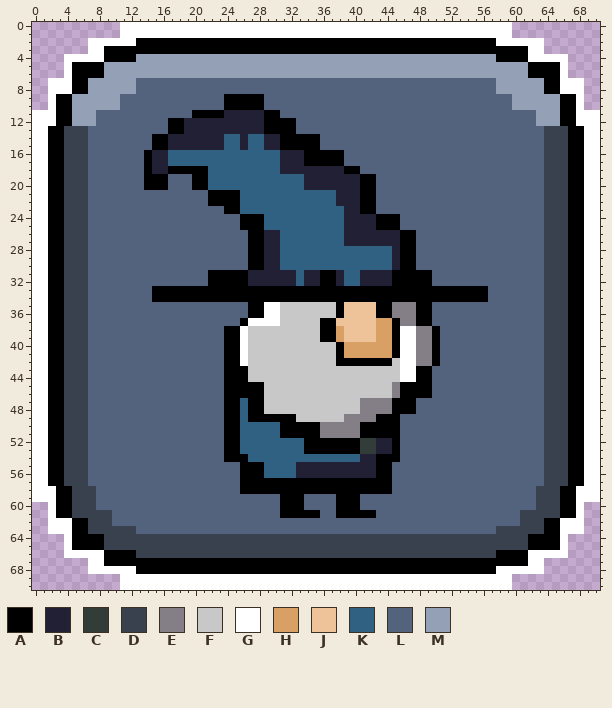
One commit to this sprite sheet: Assets/Game Assets/Cabin/Buttons/TutorialStage_Icon.png. The picture above was drawn from the file before the commit.
The file is 213x213 pixels, drawn in blocks of 3x3; one block is one cell here. Colours within 5 levels of each other are drawn and written as one.
Palette (. is transparent): A #000000  B #222034  C #323c39  D #39414e  E #847e87  F #c8c8c8  G #ffffff  H #d9a066  J #eec39a  K #306082  L #53637d  M #93a0b6
Pixels before (only the part around the change), first column x 7:
 6 AAMMMMMMMMMMMMMMMMMMMMMMMMMMMMMMMMMMMMMMMMMMMMMMMMMMMMMAA
 7 MMMMMMLLLLLLLLLLLLLLLLLLLLLLLLLLLLLLLLLLLLLLLLLLLLLMMMMMM
 8 MMMMMMLLLLLLLLLLLLLLLLLLLLLLLLLLLLLLLLLLLLLLLLLLLLLMMMMMM
 9 MMMMLLLLLLLLLLLLLAAAAALLLLLLLLLLLLLLLLLLLLLLLLLLLLLLLMMMM
10 MMMMLLLLLLLLLLLLLAAAAALLLLLLLLLLLLLLLLLLLLLLLLLLLLLLLMMMM
11 MLLLLLLLLLLLLAAAABBBBBAALLLLLLLLLLLLLLLLLLLLLLLLLLLLLLLLM
12 MLLLLLLLLLAABBBBBBBBBBAAAALLLLLLLLLLLLLLLLLLLLLLLLLLLLLLM
13 LLLLLLLLLLAABBBBBBBBBBAAAALLLLLLLLLLLLLLLLLLLLLLLLLLLLLLL
14 LLLLLLLLAABBBBBBBKKBKKBBAAAAALLLLLLLLLLLLLLLLLLLLLLLLLLLL
15 LLLLLLLLAABBBBBBBKKBKKBBAAAAALLLLLLLLLLLLLLLLLLLLLLLLLLLL
16 LLLLLLLABBKKKKKKKKKKKKKKBBBAAAAALLLLLLLLLLLLLLLLLLLLLLLLL
17 LLLLLLLABBKKKKKKKKKKKKKKBBBAAAAALLLLLLLLLLLLLLLLLLLLLLLLL
18 LLLLLLLABBAAAAAKKKKKKKKKBBBBBBBBAALLLLLLLLLLLLLLLLLLLLLLL
19 LLLLLLLAAALLLAAKKKKKKKKKKKKBBBBBBBAALLLLLLLLLLLLLLLLLLLLL
20 LLLLLLLAAALLLAAKKKKKKKKKKKKBBBBBBBAALLLLLLLLLLLLLLLLLLLLL
21 LLLLLLLLLLLLLLLAAAAKKKKKKKKKKKKBBBAALLLLLLLLLLLLLLLLLLLLL
22 LLLLLLLLLLLLLLLAAAAKKKKKKKKKKKKBBBAALLLLLLLLLLLLLLLLLLLLL
23 LLLLLLLLLLLLLLLLLAAKKKKKKKKKKKKKBBAALLLLLLLLLLLLLLLLLLLLL
24 LLLLLLLLLLLLLLLLLLLAAAKKKKKKKKKKBBBBAAALLLLLLLLLLLLLLLLLL
25 LLLLLLLLLLLLLLLLLLLAAAKKKKKKKKKKBBBBAAALLLLLLLLLLLLLLLLLL
26 LLLLLLLLLLLLLLLLLLLLAABBKKKKKKKKBBBBBBBAALLLLLLLLLLLLLLLL
27 LLLLLLLLLLLLLLLLLLLLAABBKKKKKKKKBBBBBBBAALLLLLLLLLLLLLLLL
28 LLLLLLLLLLLLLLLLLLLLAABBKKKKKKKKKKKKKKBAALLLLLLLLLLLLLLLL
29 LLLLLLLLLLLLLLLLLLLLAABBKKKKKKKKKKKKKKBAALLLLLLLLLLLLLLLL
30 LLLLLLLLLLLLLLLLLLLLAABBKKKKKKKKKKKKKKBAALLLLLLLLLLLLLLLL
31 LLLLLLLLLLLLLLLAAAAABBBBBBKBBAABKKBBBBAAAAALLLLLLLLLLLLLL
32 LLLLLLLLLLLLLLLAAAAABBBBBBKBBAABKKBBBBAAAAALLLLLLLLLLLLLL
33 LLLLLLLLAAAAAAAAAAAAAAAAAAAAAAAAAAAAAAAAAAAAAAAAAALLLLLLL
34 LLLLLLLLAAAAAAAAAAAAAAAAAAAAAAAAAAAAAAAAAAAAAAAAAALLLLLLL
35 LLLLLLLLLLLLLLLLLLLLAAGGFFFFFFFAJJJJAAEEEAALLLLLLLLLLLLLL
36 LLLLLLLLLLLLLLLLLLLLAAGGFFFFFFFAJJJJAAEEEAALLLLLLLLLLLLLL
37 LLLLLLLLLLLLLLLLLLLAGGGGFFFFFAAJJJJJHHAEEAALLLLLLLLLLLLLL
38 LLLLLLLLLLLLLLLLLAAGFFFFFFFFFAAHJJJJHHAGGEEALLLLLLLLLLLLL
39 LLLLLLLLLLLLLLLLLAAGFFFFFFFFFAAHJJJJHHAGGEEALLLLLLLLLLLLL
40 LLLLLLLLLLLLLLLLLAAGFFFFFFFFFFFAHHHHHHAGGEEALLLLLLLLLLLLL
41 LLLLLLLLLLLLLLLLLAAGFFFFFFFFFFFAHHHHHHAGGEEALLLLLLLLLLLLL
42 LLLLLLLLLLLLLLLLLAAGFFFFFFFFFFFAAAAAAAFGGEEALLLLLLLLLLLLL
43 LLLLLLLLLLLLLLLLLAAAFFFFFFFFFFFFFFFFFFFGGAALLLLLLLLLLLLLL
44 LLLLLLLLLLLLLLLLLAAAFFFFFFFFFFFFFFFFFFFGGAALLLLLLLLLLLLLL
45 LLLLLLLLLLLLLLLLLAAAAAFFFFFFFFFFFFFFFFEAAAALLLLLLLLLLLLLL
46 LLLLLLLLLLLLLLLLLAAAAAFFFFFFFFFFFFFFFFEAAAALLLLLLLLLLLLLL
47 LLLLLLLLLLLLLLLLLAAKAAFFFFFFFFFFFFEEEEAAALLLLLLLLLLLLLLLL
48 LLLLLLLLLLLLLLLLLAAKAAFFFFFFFFFFFFEEEEAAALLLLLLLLLLLLLLLL
49 LLLLLLLLLLLLLLLLLAAKAAAAAAFFFFFFEEEEAAALLLLLLLLLLLLLLLLLL
50 LLLLLLLLLLLLLLLLLAAKKKKKAAAAAEEEEEAAAAALLLLLLLLLLLLLLLLLL
51 LLLLLLLLLLLLLLLLLAAKKKKKAAAAAEEEEEAAAAALLLLLLLLLLLLLLLLLL
52 LLLLLLLLLLLLLLLLLAAKKKKKKKKAAAAAAACCBBALLLLLLLLLLLLLLLLLL
53 LLLLLLLLLLLLLLLLLAAKKKKKKKKAAAAAAACCBBALLLLLLLLLLLLLLLLLL
54 LLLLLLLLLLLLLLLLLAAAKKKKKKKKKKKKKKBBAAALLLLLLLLLLLLLLLLLL
55 LLLLLLLLLLLLLLLLLLLAAAKKKKBBBBBBBBBBAALLLLLLLLLLLLLLLLLLL
56 LLLLLLLLLLLLLLLLLLLAAAKKKKBBBBBBBBBBAALLLLLLLLLLLLLLLLLLL
57 LLLLLLLLLLLLLLLLLLLAAAAAAAAAAAAAAAAAAALLLLLLLLLLLLLLLLLLL
58 DLLLLLLLLLLLLLLLLLLAAAAAAAAAAAAAAAAAAALLLLLLLLLLLLLLLLLLD
59 DLLLLLLLLLLLLLLLLLLLLLLLAAALLLLAAALLLLLLLLLLLLLLLLLLLLLLD
60 DLLLLLLLLLLLLLLLLLLLLLLLAAALLLLAAALLLLLLLLLLLLLLLLLLLLLLD
61 DDDLLLLLLLLLLLLLLLLLLLLLAAAAALLAAAAALLLLLLLLLLLLLLLLLLDDD
62 DDDLLLLLLLLLLLLLLLLLLLLLLLLLLLLLLLLLLLLLLLLLLLLLLLLLLLDDD
63 DDDDDDLLLLLLLLLLLLLLLLLLLLLLLLLLLLLLLLLLLLLLLLLLLLLDDDDDD
64 AADDDDDDDDDDDDDDDDDDDDDDDDDDDDDDDDDDDDDDDDDDDDDDDDDDDDDAA
65 AADDDDDDDDDDDDDDDDDDDDDDDDDDDDDDDDDDDDDDDDDDDDDDDDDDDDDAA
66 GGAAAADDDDDDDDDDDDDDDDDDDDDDDDDDDDDDDDDDDDDDDDDDDDDAAAAGG
67 GGAAAAAAAAAAAAAAAAAAAAAAAAAAAAAAAAAAAAAAAAAAAAAAAAAAAAAGG
68 GGGGGGAAAAAAAAAAAAAAAAAAAAAAAAAAAAAAAAAAAAAAAAAAAAAGGGGGG
69 ....GGGGGGGGGGGGGGGGGGGGGGGGGGGGGGGGGGGGGGGGGGGGGGGGG....
70 ....GGGGGGGGGGGGGGGGGGGGGGGGGGGGGGGGGGGGGGGGGGGGGGGGG....
After:
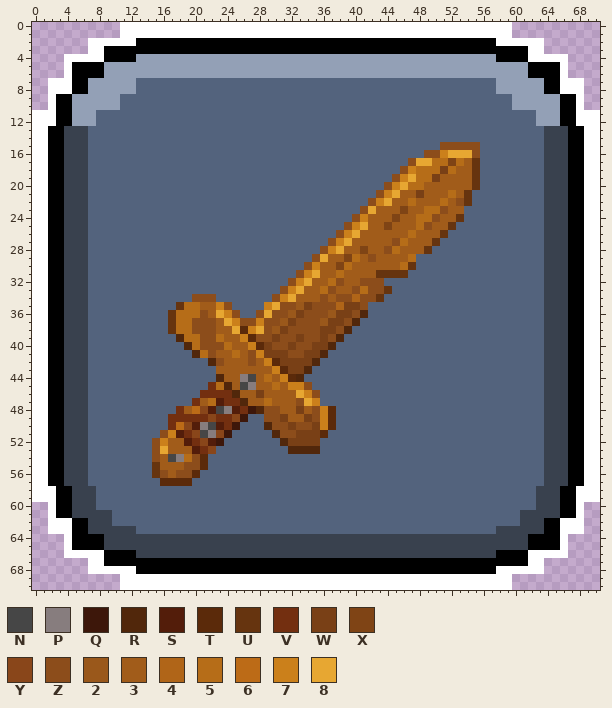
Colours new in this view: N #464646  P #877d7e  Q #3d170a  R #51270b  S #531d0a  T #5b2a0a  U #66340f  V #732f10  W #794016  X #7f4415  Y #89461a  Z #8c4d1b  2 #9a581b  3 #a15c1a  4 #b06518  5 #b66d18  6 #bc6b17  7 #cb801b  8 #e7a732
Change:
Changed rows in their new state; - is an unchanged pixel.
first column x 14:
 9 ----------LLLLL----------------------------
10 ----------LLLLL----------------------------
11 ------LLLLLLLLLLL--------------------------
12 ---LLLLLLLLLLLLLLLL------------------------
13 ---LLLLLLLLLLLLLLLL------------------------
14 -LLLLLLLLLLLLLLLLLLLLL---------------------
15 -LLLLLLLLLLLLLLLLLLLLL---------------ZZZZZ-
16 LLLLLLLLLLLLLLLLLLLLLLLLL----------ZZ7888Z-
17 LLLLLLLLLLLLLLLLLLLLLLLLL--------Z8855X53U-
18 LLLLLLLLLLLLLLLLLLLLLLLLLLL-----Z7555W533U-
19 LLL---LLLLLLLLLLLLLLLLLLLLLLL--Z7855W3333U-
20 LLL---LLLLLLLLLLLLLLLLLLLLLLL-Z7855333333U-
21 --------LLLLLLLLLLLLLLLLLLLLLZ7833W33353U--
22 --------LLLLLLLLLLLLLLLLLLLLZ7833533353ZU--
23 ----------LLLLLLLLLLLLLLLLLZ8333X3355Z33---
24 ------------LLLLLLLLLLLLLLZ7333X3355Z33U---
25 ------------LLLLLLLLLLLLLZ7833X3335Z33U----
26 -------------LLLLLLLLLLLZ783333335333U-----
27 -------------LLLLLLLLLLZ7833333Z5333U------
28 -------------LLLLLLLLLZ7833X33Z5333U-------
29 -------------LLLLLLLLZ833X53Z33335---------
30 -------------LLLLLLLZ733X53333335U---------
31 --------LLLLLLLLLLLZ783353333UUUULLL-------
32 --------LLLLLLLLLLZ78335Z33ZZZLLLLLL-------
33 -LLLLLLLLLLLLLLLLZ78335Z33Z5ZZULLLLLLLLLLLL
34 -LLLLLZZZLLLLLLLZ78333Z3ZZ4ZZULLLLLLLLLLLLL
35 ----U55337Z--LL78ZZ2WZZZ4WWZLLLLLLLL-------
36 ---U555Z387Z-LZ8ZZ2WZZZ2WWZRLLLLLLLL-------
37 ---U55ZZZ387ZZ7ZZ2WZZZ2WWZRLLLLLLLLL-------
38 ---U55ZZZ338T78Z2WZZZZWWZRLLLLLLLLLLL------
39 ----R55ZZ5337TZZWZZWZZWZRLLLLLLLLLLLL------
40 -----R5ZZZ5337TWZZWZZWWRLLLLLLLLLLLLL------
41 ------R5Z3353Z7WWWZZWWRLLLLLLLLLLLLLL------
42 --------RZ333Z37TWWWWRLLLLLLLLLLLLLLL------
43 ---------33333337TWWRLLLLLLLLLLLLLLL-------
44 ---------R33PN3537TRLLLLLLLLLLLLLLLL-------
45 --------V5R3NP335377ZLLLLLLLLLLLLLLL-------
46 -------VVVVR33W333387ZLLLLLLLLLLLLLL-------
47 ------V35SVVR335333Z87LLLLLLLLLLLL---------
48 ----V36YSNPSVQRZZ33W3Z7TLLLLLLLLLL---------
49 ---VVVVVYVVYQLLZZW33WZ7TLLLLLLLL-----------
50 ---V6YSPNSVQLLLRZZWZZW7TLLLLLLLL-----------
51 --Z7SVYNPYQLLLLLRZZWWWTLLLLLLLLL-----------
52 -Z733SVYSQLLLLLLLRWWWWLLLLLLLLLL-----------
53 -Z8333SVY-LLLLLLLLRRRRLLLLLLLLLL-----------
54 -Z3NP5ZT--LLLLLLLLLLLLLLLLLLLLLL-----------
55 -U333ZZT----LLLLLLLLLLLLLLLLLLL------------
56 -UZ3ZZT-----LLLLLLLLLLLLLLLLLLL------------
57 --TTTT------LLLLLLLLLLLLLLLLLLL------------
58 ------------LLLLLLLLLLLLLLLLLLL------------
59 -----------------LLL----LLL----------------
60 -----------------LLL----LLL----------------
61 -----------------LLLLL--LLLLL--------------
Where, in picture pixels (left, top, right, bottom), the same in both pictures:
changed: (144, 94, 488, 518)
